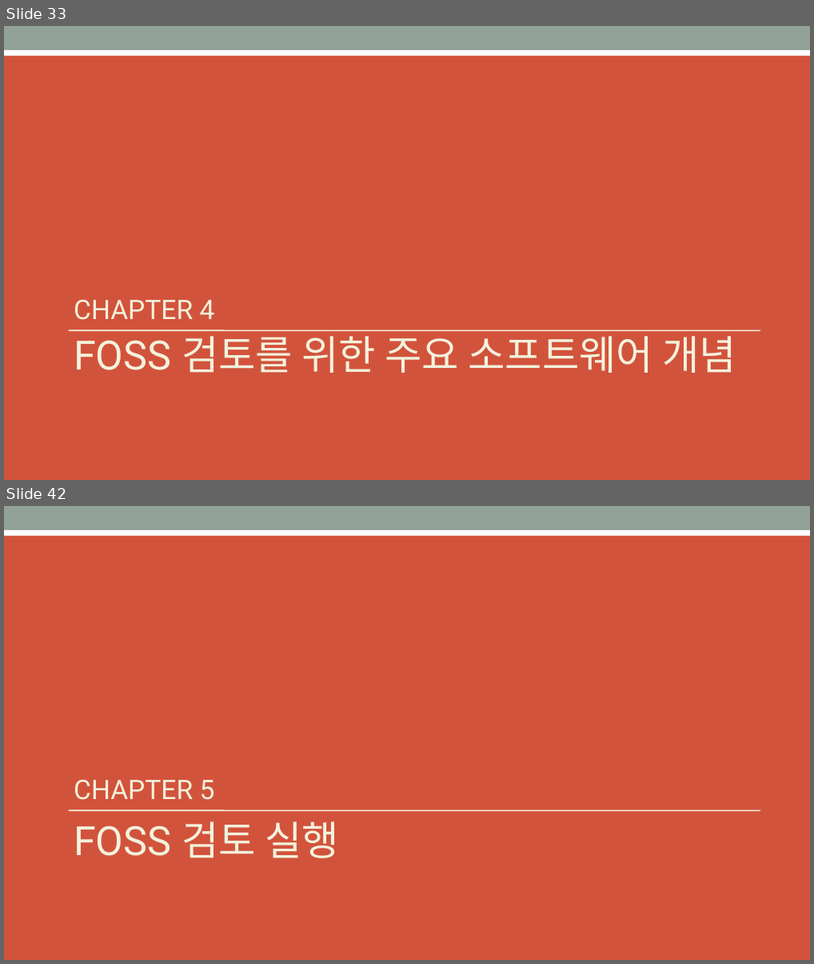
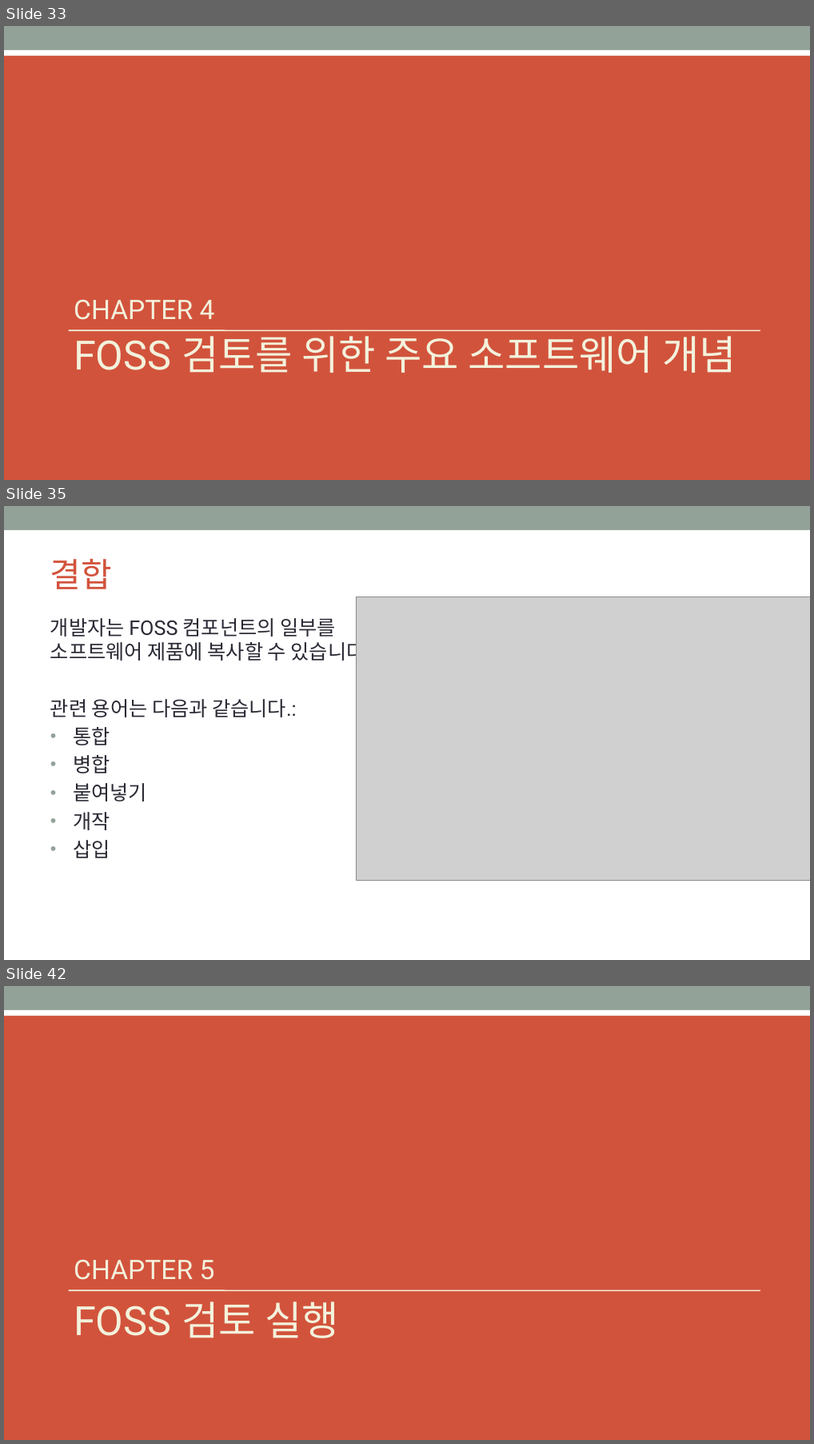
Before and after one commit to OpenChain-KWG/Curriculum-Translation-KR, a slide deck: target/slides/openchain-curriculum-for-1-1.pptx. Shown one above the other, each under a label of ours: slides 33 and 42 before the commit, slides 33, 35 and 42 after it; the slides between them are not shown. The pictures are 814x964 and 814x1444 pixels, drawn with LibreOffice and Linux fonts; fonts in the diff are those of the drawing; grey boxes stand for pictures; background and template pictures are left out. Boxes give left, top, right and bottom in pixels: in the first picture for what was removed or moved away, otherwise in the second. Text is boxed around its words. In the diff, an @@ line names an element or a change of style, - is before the commit and + after.

```diff
--- a/target/slides/openchain-curriculum-for-1-1.pptx
+++ b/target/slides/openchain-curriculum-for-1-1.pptx
@@ slide 35 added at bbox=[4, 506, 810, 960], background #FFFFFF; not listed: 1 template element that a slide beside it also shows @@
@@ title added at bbox=[50, 559, 112, 589], 40 pt, text #D2533C @@
+결합
@@ picture added at bbox=[356, 597, 810, 880] @@
@@ text added at bbox=[50, 618, 370, 858], 24 pt, text #292934 @@
+개발자는 FOSS 컴포넌트의 일부를 소프트웨어 제품에 복사할 수 있습니다.
+관련 용어는 다음과 같습니다.:
+• 통합
+• 병합
+• 붙여넣기
+• 개작
+• 삽입
```
Also in this commit, not shown: 7 other slides added, 8 slides removed, 6 other files.
